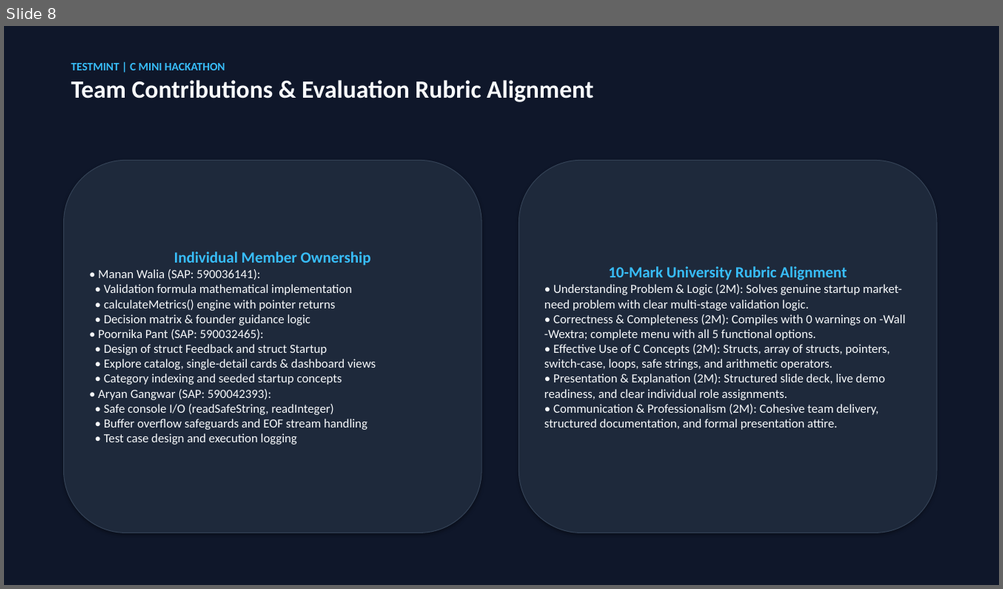
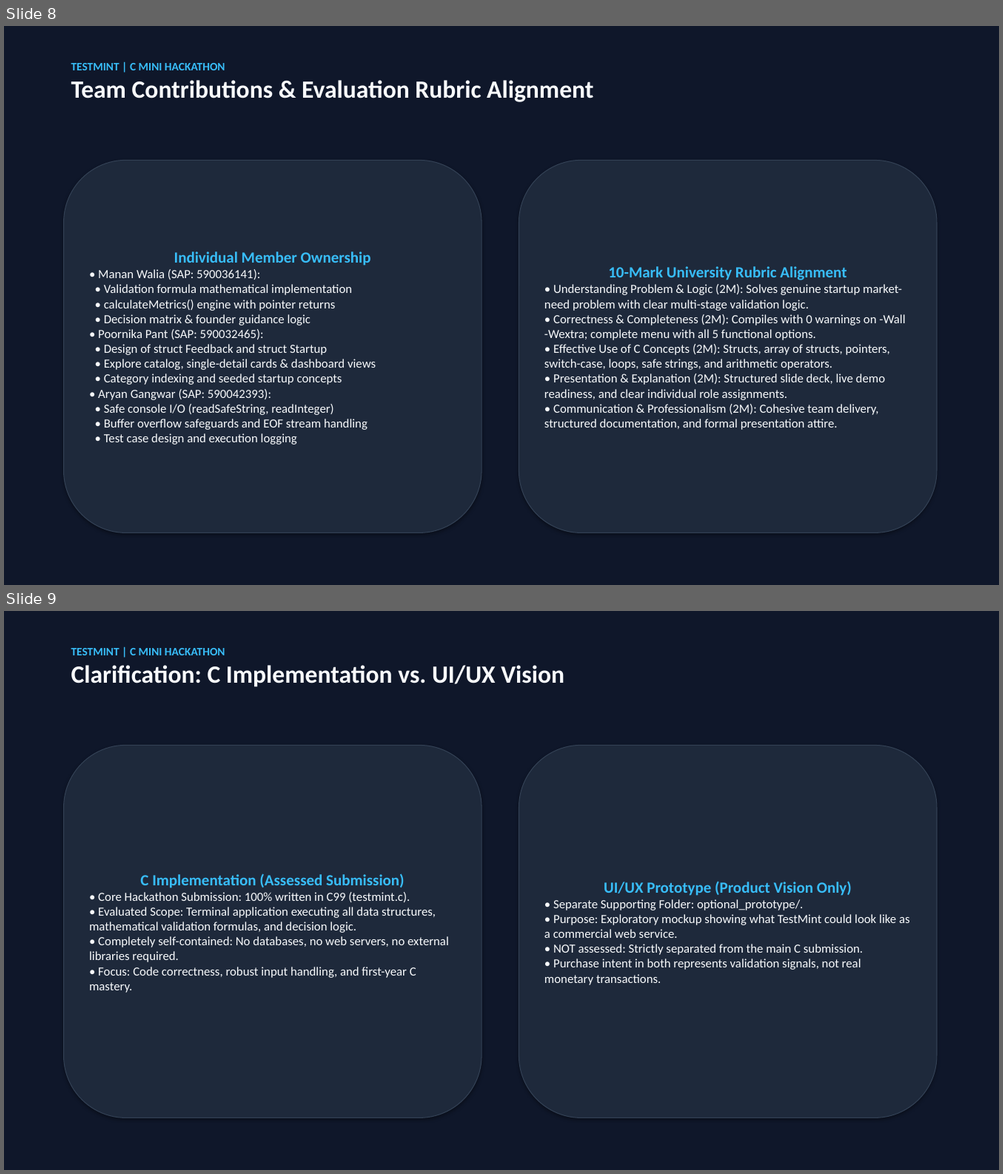
Before and after one commit to mananwalia987/Batch20_TeamPending_TestMint, a slide deck: presentation.pptx. Shown one above the other, each under a label of ours: slide 8 before the commit, slides 8 and 9 after it. The pictures are 1003x589 and 1003x1174 pixels, drawn with LibreOffice and Linux fonts; fonts in the diff are those of the drawing. Boxes give left, top, right and bottom in pixels: in the first picture for what was removed or moved away, otherwise in the second. Text is boxed around its words. In the diff, an @@ line names an element or a change of style, - is before the commit and + after.

Commit message:
Final audit: clean C submission, testing and viva docs

```diff
--- a/presentation.pptx
+++ b/presentation.pptx
@@ slide 9 added at [4, 611, 999, 1170], background #FFFFFF @@
@@ rectangle added at [4, 611, 999, 1170], fill #0F172A @@
@@ text added at [71, 648, 564, 687], 24 pt, text #F8FAFC, bold @@
+TESTMINT | C MINI HACKATHON
+Clarification: C Implementation vs. UI/UX Vision
@@ rounded rectangle added at [64, 745, 481, 1119], fill #1E293B, outline #334155 0.75 pt, 12 pt, text #F8FAFC @@
+C Implementation (Assessed Submission)
+• Core Hackathon Submission: 100% written in C99 (testmint.c).
+• Evaluated Scope: Terminal application executing all data structures, mathematical validation formulas, and decision logic.
+• Completely self-contained: No databases, no web servers, no external libraries required.
+• Focus: Code correctness, robust input handling, and first-year C mastery.
@@ rounded rectangle added at [519, 745, 936, 1119], fill #1E293B, outline #334155 0.75 pt, 12 pt, text #F8FAFC @@
+UI/UX Prototype (Product Vision Only)
+• Separate Supporting Folder: optional_prototype/.
+• Purpose: Exploratory mockup showing what TestMint could look like as a commercial web service.
+• NOT assessed: Strictly separated from the main C submission.
+• Purchase intent in both represents validation signals, not real monetary transactions.
```
Also in this commit, not shown: 5 slides changed, 1 slide removed, 8 other files.
